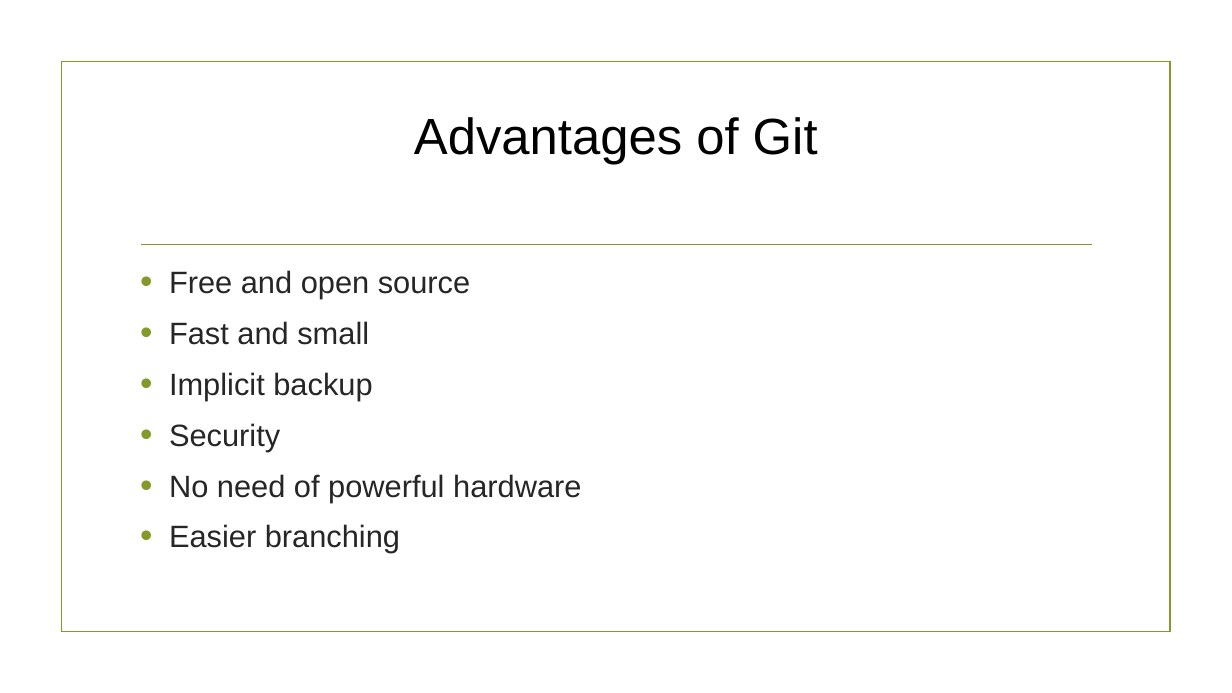
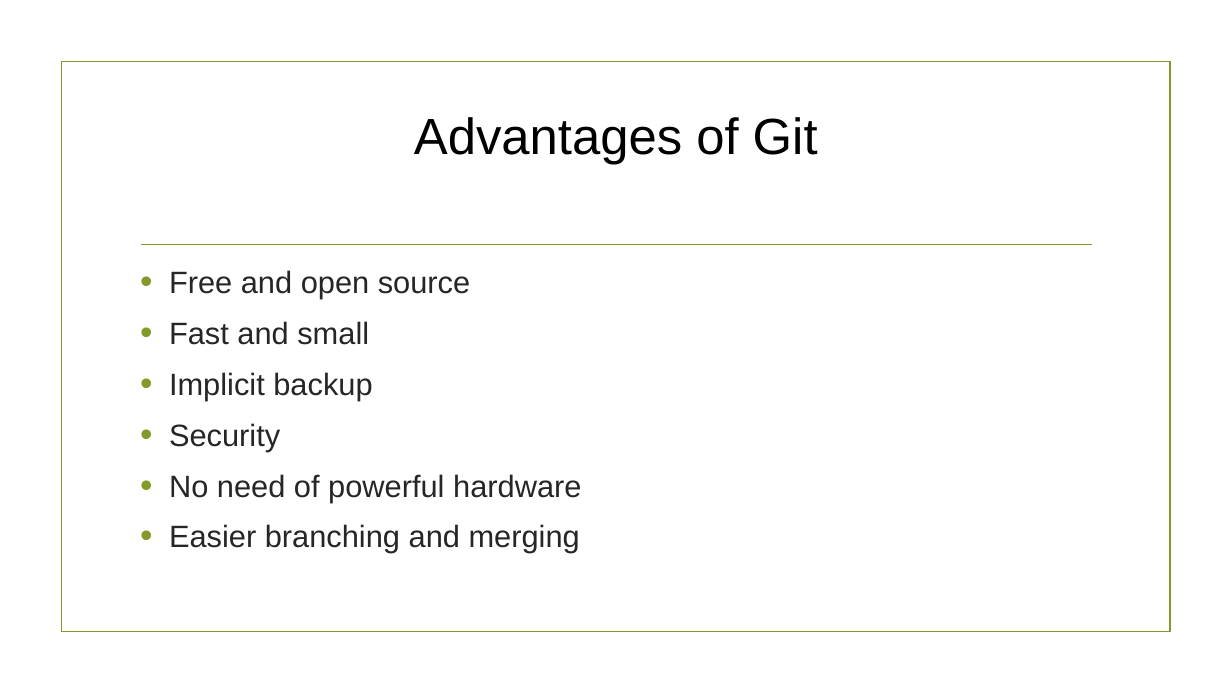
Before and after one commit to Rameshwar-Sarma/sumit, a slide deck: slide 5 of git.pptx. Drawn at 1232x693 pixels with LibreOffice and Linux fonts; fonts in the diff are those of the drawing; background and template pictures are left out. Boxes give left, top, right and bottom in pixels: in the first picture for what was removed or moved away, otherwise in the second. Text is boxed around its words. In the diff, an @@ line names an element or a change of style, - is before the commit and + after.

```diff
--- a/git.pptx
+++ b/git.pptx
@@ text at (169,524,580,553): text changed @@
-• Easier branching
+• Easier branching and merging
```
Also in this commit, not shown: 4 other slides changed, 8 slides added.
